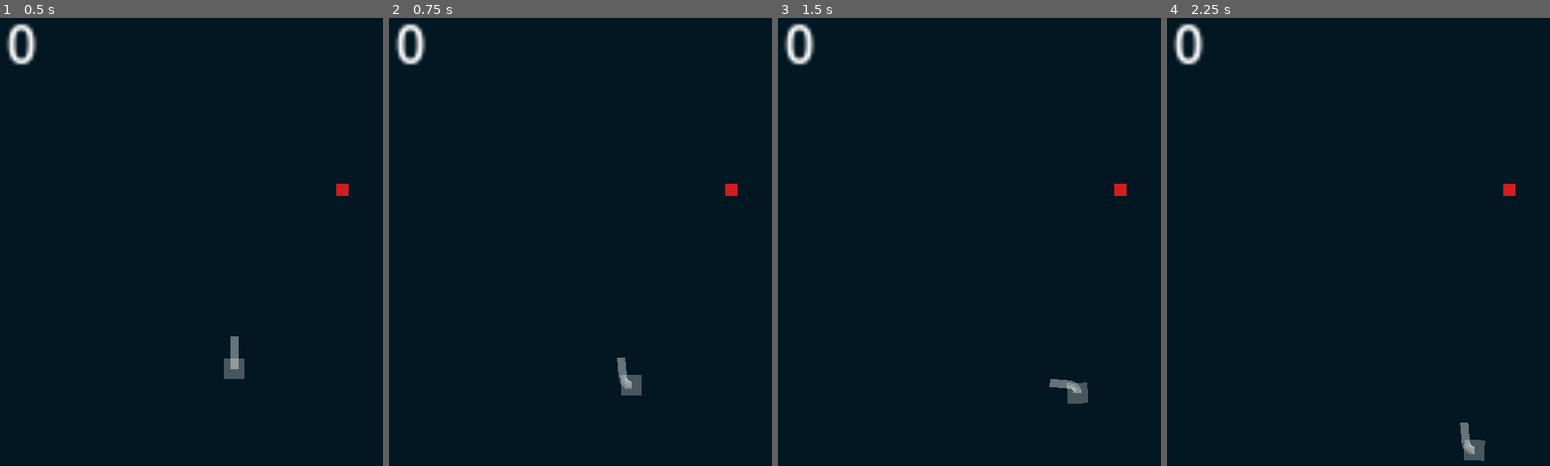
Above: before the commit, frames 1-4 (left to right).
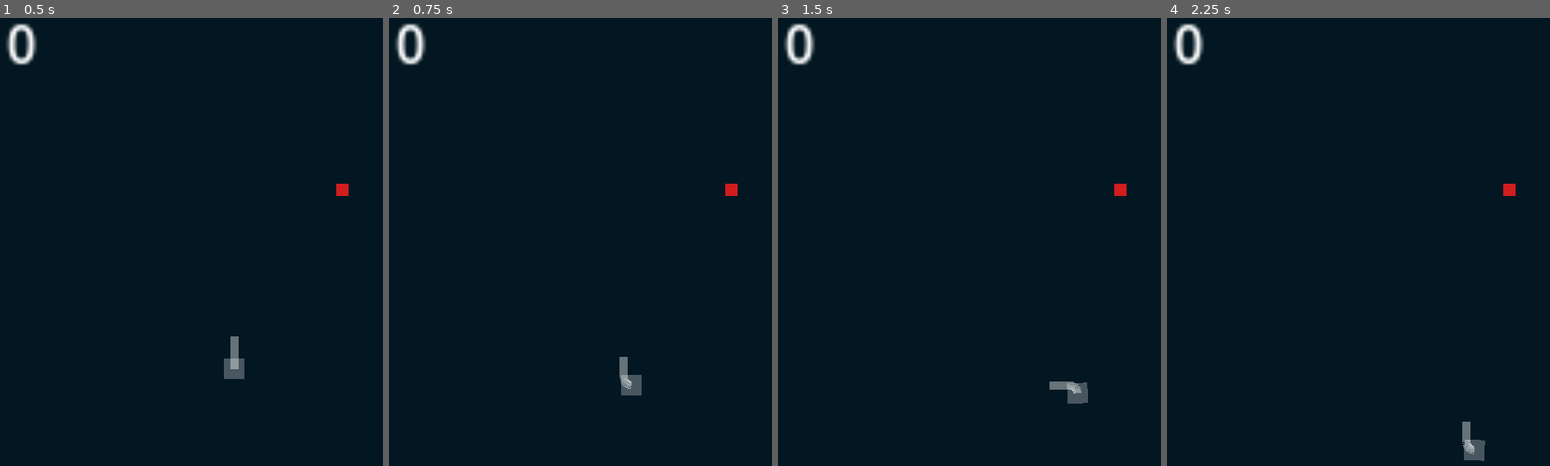
Above: after the commit, the same moments.

Repository: FSJessica/Snake-Game
Game: Godot game, scene res://scenes/Game.tscn
Same seed, same stepped clock (60 frames per second), same inputs: the game is played once before the commit and once after it.
Inputs:
- Up to frame 1 (0.5 s): no input
- Up to frame 2 (0.75 s): hold Right (ui_right) from 0.53 s (still down)
- Up to frame 3 (1.5 s): release Right (ui_right) at 1.28 s; hold Down (ui_down) from 1.28 s (still down)
- Up to frame 4 (2.25 s): release Down (ui_down) at 2.03 s; hold Right (ui_right) from 2.03 s (still down)

Frame 1 is identical in both runs. In frame 2, less than 0.1% of the frame differs, in the area x 59-64%, y 75-83%; in frame 3, less than 0.1%, in the area x 70-80%, y 80-84%; in frame 4, less than 0.1%.

Commit message:
Bug de rotação consertado

Diff:
--- a/scenes/Snake.tscn
+++ b/scenes/Snake.tscn
@@ -1,8 +1,7 @@
-[gd_scene load_steps=15 format=3 uid="uid://c1e7i81ies8kw"]
+[gd_scene load_steps=14 format=3 uid="uid://c1e7i81ies8kw"]
 
 [ext_resource type="Texture2D" uid="uid://kf3hex6h3tcr" path="res://images/snake.png" id="1"]
 [ext_resource type="Script" path="res://scripts/Snake.gd" id="2"]
-[ext_resource type="PackedScene" uid="uid://sarh5aar3s87" path="res://scenes/Body.tscn" id="3_ykdgq"]
 
 [sub_resource type="RectangleShape2D" id="1"]
 size = Vector2(24.5086, 25.4512)
@@ -10,8 +9,8 @@
 [sub_resource type="RectangleShape2D" id="RectangleShape2D_e0i7e"]
 size = Vector2(3, 9)
 
-[sub_resource type="Animation" id="Animation_2akxu"]
-resource_name = "right_down"
+[sub_resource type="Animation" id="Animation_hdb1v"]
+resource_name = "down_left"
 length = 0.2
 tracks/0/type = "value"
 tracks/0/imported = false
@@ -23,7 +22,23 @@
 "times": PackedFloat32Array(0, 0.2),
 "transitions": PackedFloat32Array(1, 1),
 "update": 0,
-"values": [0.0, 1.5708]
+"values": [1.5708, 3.14159]
+}
+
+[sub_resource type="Animation" id="Animation_uf4l4"]
+resource_name = "down_right"
+length = 0.2
+tracks/0/type = "value"
+tracks/0/imported = false
+tracks/0/enabled = true
+tracks/0/path = NodePath(".:rotation")
+tracks/0/interp = 2
+tracks/0/loop_wrap = true
+tracks/0/keys = {
+"times": PackedFloat32Array(0, 0.2),
+"transitions": PackedFloat32Array(1, 1),
+"update": 0,
+"values": [1.5708, 0.0]
 }
 
 [sub_resource type="Animation" id="Animation_neman"]
@@ -56,6 +71,22 @@
 "transitions": PackedFloat32Array(1, 1),
 "update": 0,
 "values": [3.14159, 4.71239]
+}
+
+[sub_resource type="Animation" id="Animation_2akxu"]
+resource_name = "right_down"
+length = 0.2
+tracks/0/type = "value"
+tracks/0/imported = false
+tracks/0/enabled = true
+tracks/0/path = NodePath(".:rotation")
+tracks/0/interp = 2
+tracks/0/loop_wrap = true
+tracks/0/keys = {
+"times": PackedFloat32Array(0, 0.2),
+"transitions": PackedFloat32Array(1, 1),
+"update": 0,
+"values": [0.0, 1.5708]
 }
 
 [sub_resource type="Animation" id="Animation_xmxyd"]
@@ -106,38 +137,6 @@
 "values": [4.71239, 6.28319]
 }
 
-[sub_resource type="Animation" id="Animation_uf4l4"]
-resource_name = "down_right"
-length = 0.2
-tracks/0/type = "value"
-tracks/0/imported = false
-tracks/0/enabled = true
-tracks/0/path = NodePath(".:rotation")
-tracks/0/interp = 2
-tracks/0/loop_wrap = true
-tracks/0/keys = {
-"times": PackedFloat32Array(0, 0.2),
-"transitions": PackedFloat32Array(1, 1),
-"update": 0,
-"values": [1.5708, 0.0]
-}
-
-[sub_resource type="Animation" id="Animation_hdb1v"]
-resource_name = "down_left"
-length = 0.2
-tracks/0/type = "value"
-tracks/0/imported = false
-tracks/0/enabled = true
-tracks/0/path = NodePath(".:rotation")
-tracks/0/interp = 2
-tracks/0/loop_wrap = true
-tracks/0/keys = {
-"times": PackedFloat32Array(0, 0.2),
-"transitions": PackedFloat32Array(1, 1),
-"update": 0,
-"values": [1.5708, 3.14159]
-}
-
 [sub_resource type="AnimationLibrary" id="AnimationLibrary_8f0ac"]
 _data = {
 "down_left": SubResource("Animation_hdb1v"),
@@ -164,9 +163,6 @@
 scale = Vector2(5, 5)
 texture = ExtResource("1")
 
-[node name="Body" parent="." instance=ExtResource("3_ykdgq")]
-target_path = NodePath("..")
-
 [node name="snakeArea" type="Area2D" parent="."]
 
 [node name="CollisionShape2D" type="CollisionShape2D" parent="snakeArea"]
--- a/scripts/Body.gd
+++ b/scripts/Body.gd
@@ -2,12 +2,8 @@
 
 var target
 var point
-@export_node_path("Node2D") var target_path
 var trail_length = 50
 var trail_offset =18
-
-func _ready():
-	target = get_node(target_path)
 
 func _physics_process(delta):
 	global_position = Vector2(0,0)
--- a/scripts/Game.gd
+++ b/scripts/Game.gd
@@ -2,12 +2,16 @@
 
 var snake
 var food
+var body
 
 func _ready():
 	randomize()
 	snake = Global.snakePath.instantiate()
 	snake.player = true
+	body=Global.bodyPath.instantiate()
+	body.target=snake
 	add_child(snake)
+	add_child(body)
 	_food_create()
 
 func _food_create():
--- a/scripts/Global.gd
+++ b/scripts/Global.gd
@@ -2,6 +2,7 @@
 
 var snakePath = preload("res://scenes/Snake.tscn")
 var foodPath = preload ("res://scenes/Food.tscn")
+var bodyPath = preload("res://scenes/Body.tscn")
 var level
 var points
 var width
--- a/scripts/Snake.gd
+++ b/scripts/Snake.gd
@@ -16,9 +16,9 @@
 	move_local_x(delta * velocidade)
 	if position.x < 0 or position.y < 0 or position.x > Global.width or position.y > Global.height:
 		vivo = false
-	get_node("Body").add_point(position)
-	while get_node("Body").get_point_count() > tamanho:
-		get_node("Body").remove_point(0)
+	get_parent().get_node("Body").add_point(position)
+	while get_parent().get_node("Body").get_point_count() > tamanho:
+		get_parent().get_node("Body").remove_point(0)
 
 func _input(event):
 	if player:
@@ -53,4 +53,4 @@
 
 func _add_body():
 	tamanho += 10
-	get_node("Body").trail_length = tamanho
+	get_parent().get_node("Body").trail_length = tamanho
